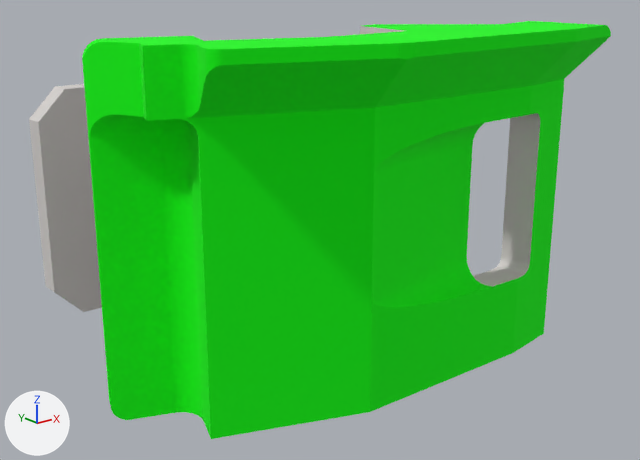
The OBJ model data/sample/mesh/source.obj: old version first, new version second.
The view is the same before and after, from a 50 mm lens placed at (-0.246, -0.365, 0.104), pointed at (-0.01, -0.071, -0.013). Lighting does not change. The marker at lower left points along +X, +Y and +Z. The first picture is the older version. Where no turn or scale is listed for an object, it has been applied to the vertices.

Before the edit, the objects in view are built like this:
```python
me_sample_step = bpy.data.meshes.new('sample_step')
me_sample_step.from_pydata(...)  # 514 vertices, 1024 faces; spans x -0.113..0.11, y -0.145..0.0, z -0.075..0.075
# faces by material slot: [500, 524]
me_sample_step.materials.append(mat_opaque_170_163_158__001)  # light grey #d5d1ce
me_sample_step.materials.append(mat_opaque_0_255_0__001)  # green #00ff00
ob_sample_step = bpy.data.objects.new('sample_step', me_sample_step)
ob_sample_step.location = (0.0, 0.0, 0.0)
```
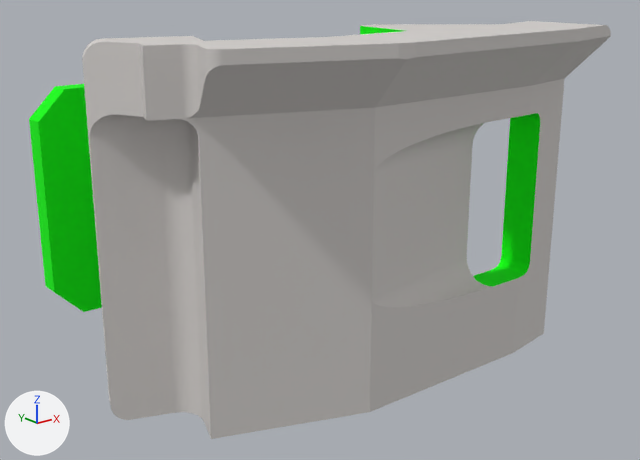
Location of each change, (x1, y1, x2, y2) in pixels of the pictures (640 x 460 px):
```json
{"part": 1, "of": "me_sample_step", "change": "recoloured", "before": [29, 26, 540, 312], "after": [29, 26, 540, 312]}
{"part": 2, "of": "me_sample_step", "change": "recoloured", "before": [82, 21, 611, 439], "after": [82, 21, 611, 439], "on screen": "green to light grey"}
```

The change, as JSON lines over the scene's bpy script:
```json
{"block": "me_sample_step", "where": "me_sample_step.from_pydata(...)  # 514 vertices, 1024 faces; spans x -0.113..0.11, y -0.145..0.0, z -0.075..0.075"}
{"block": "me_sample_step", "where": "# used by ob_sample_step; location = (0.0, 0.0, 0.0)"}
{"block": "me_sample_step", "change": "me_sample_step part 1: all 500 faces that had it switch from mat_opaque_170_163_158__001 (light grey #d5d1ce) to mat_opaque_0_255_0__001 (green #00ff00)"}
{"block": "me_sample_step", "change": "me_sample_step part 2: all 524 faces that had it switch from mat_opaque_0_255_0__001 (green #00ff00) to mat_opaque_170_163_158__001 (light grey #d5d1ce)"}
```
